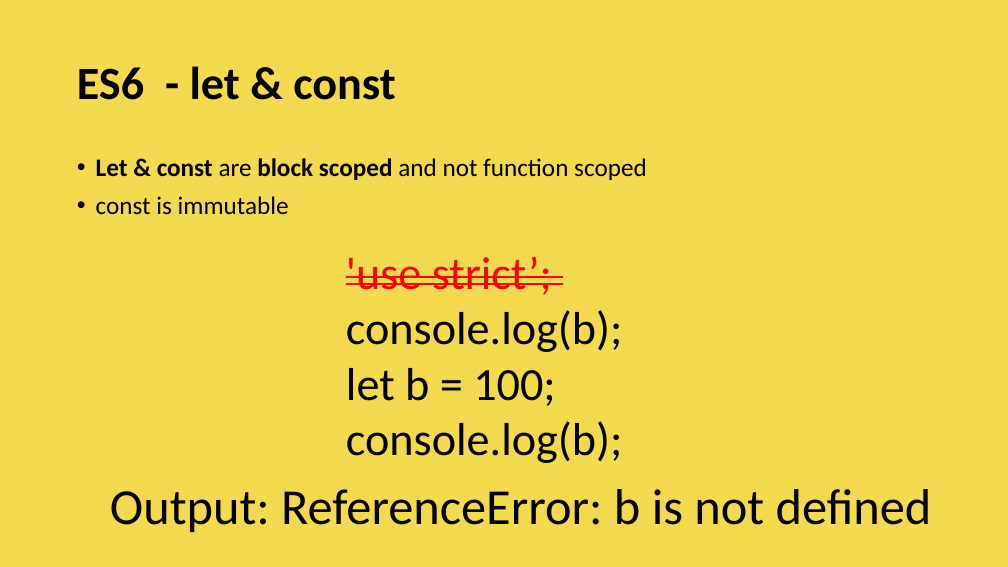
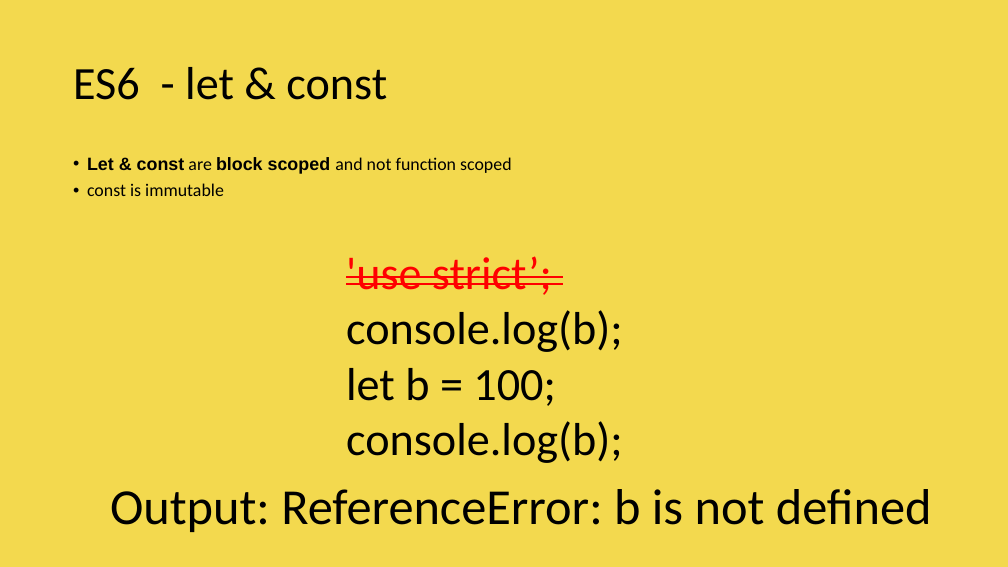
Before and after one commit to vishwanantha/javascript-101, a slide deck: slide 27 of ppt/001 - DataTypes.pptx. Drawn at 1008x567 pixels with LibreOffice and Linux fonts; fonts in the diff are those of the drawing. Boxes give left, top, right and bottom in pixels: in the first picture for what was removed or moved away, otherwise in the second. Text is boxed around its words. In the diff, an @@ line names an element or a change of style, - is before the commit and + after.

```diff
--- a/ppt/001 - DataTypes.pptx
+++ b/ppt/001 - DataTypes.pptx
@@ title "ES6 - let & const" at <box>73,67,387,100</box>: bold off @@
@@ text "Let & const are block ..." at <box>87,157,511,196</box>: size 24 to 17 pt; font Calibri to Arial in "Let & const block scoped"; indent changed; less space between paragraphs @@
```
Also in this commit, not shown: 38 other slides changed, 1 slide added.
